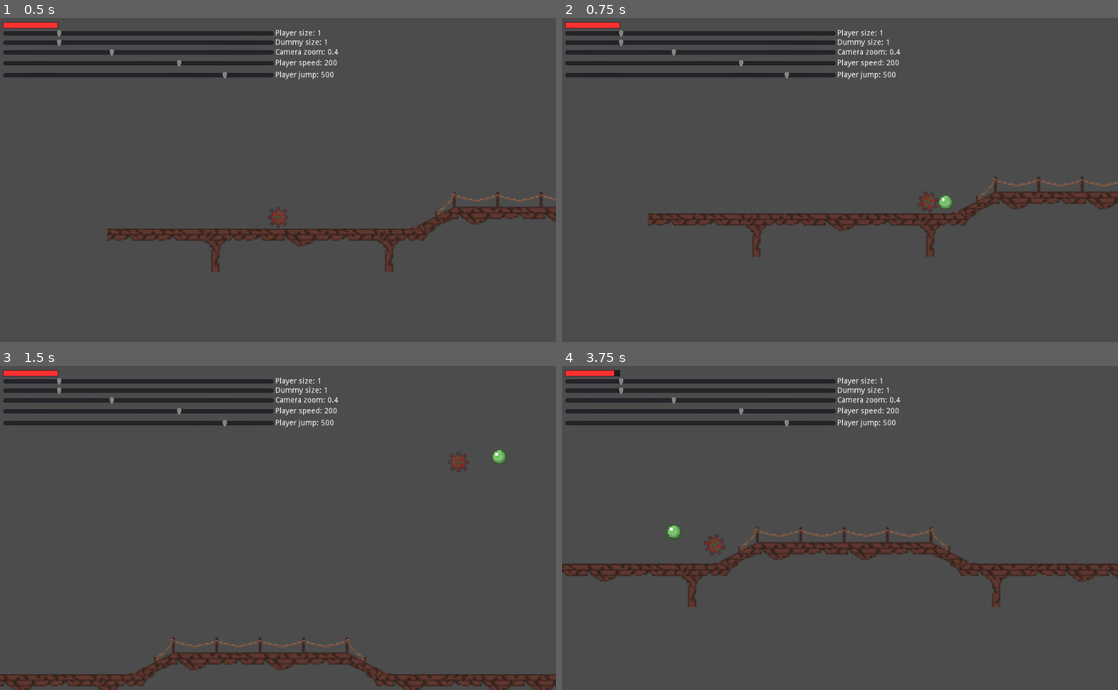
Above: before the commit, frames 1-4 (two rows, left to right).
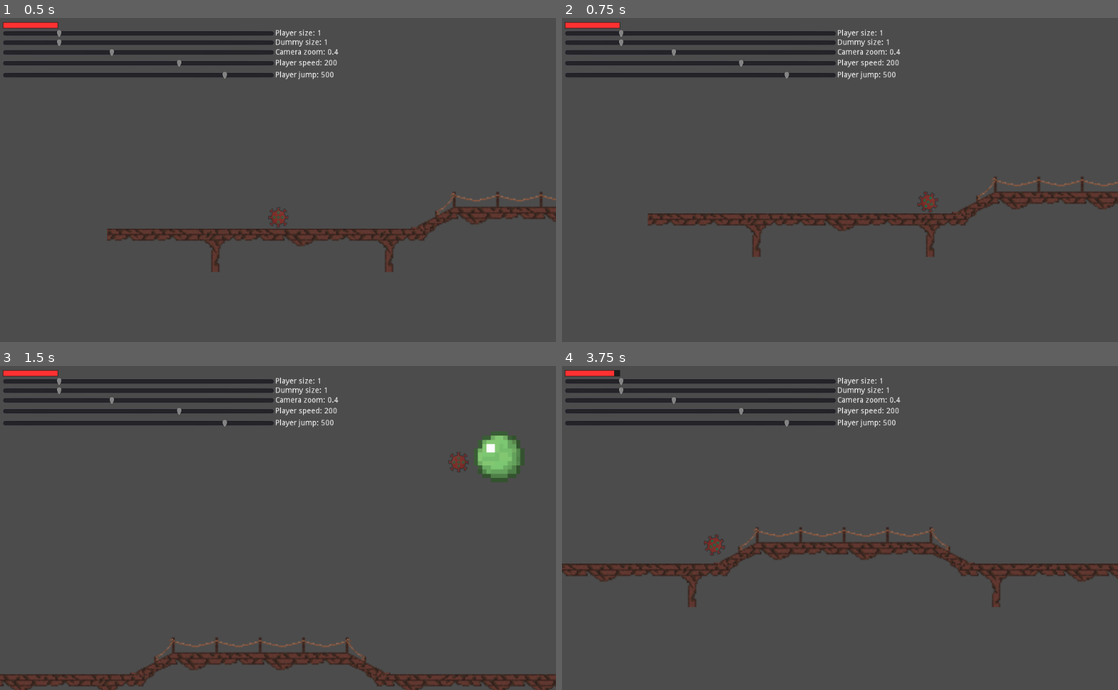
Above: after the commit, the same moments.

Repository: INF19IT2/2d-Jump-n-Run-SE
Game: Godot game, scene res://Scenes/Levels/32x32_Level/32x32_Level.tscn
Same seed, same stepped clock (60 frames per second), same inputs: the game is played once before the commit and once after it. This scene is started directly instead of the project's main scene.
Inputs:
- Up to frame 1 (0.5 s): no input
- Up to frame 2 (0.75 s): tap Enter (shoot) at 0.5 s; hold D (move_right) from 0.53 s (still down); hold Shift (running) from 0.53 s (still down)
- Up to frame 3 (1.5 s): keep holding D (move_right); tap W (move_up) at 0.77 s; release Shift (running) at 1.28 s; tap Enter (shoot) at 1.35 s
- Up to frame 4 (3.75 s): tap W (move_up) at 1.52, 3.02 s; release D (move_right) at 2.03 s; hold A (move_left) from 2.03 s (still down); tap F (test_dmg) at 2.1 s; tap Shift (running) at 2.85 s; tap Enter (shoot) at 3.6 s

Frame 1 is identical in both runs. In frame 2, less than 0.1% of the frame differs, in the area x 67-71%, y 54-60%; in frame 3, 0.9%, in the area x 85-95%, y 21-36%; in frame 4, less than 0.1%.

Commit message:
Update Projectile.tscn

Diff:
--- a/2d-Jump-n-Run-SE/Scenes/Objects/Projectile.tscn
+++ b/2d-Jump-n-Run-SE/Scenes/Objects/Projectile.tscn
@@ -7,7 +7,7 @@
 radius = 75.0331
 
 [node name="Projectile" type="Area2D"]
-scale = Vector2( 0.075, 0.075 )
+scale = Vector2( 0.25, 0.25 )
 collision_layer = 16
 collision_mask = 21
 script = ExtResource( 2 )
